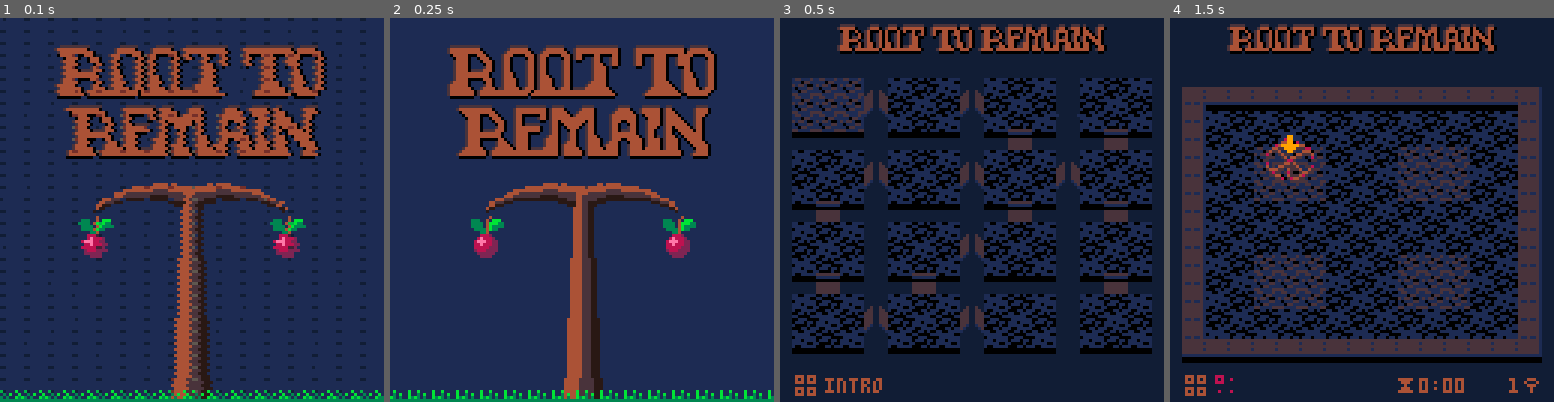
Above: before the commit, frames 1-4 (left to right).
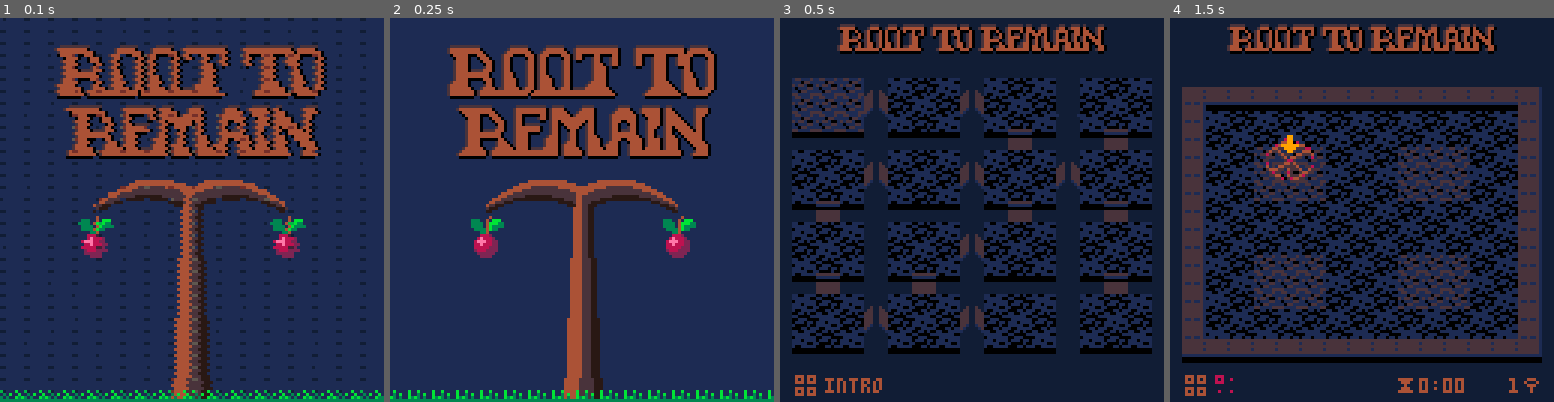
Above: after the commit, the same moments.

Repository: erwinbonsma/WhereToRootPico8
Game: PICO-8 cartridge wheretoroot.p8
Same seed, same stepped clock (60 frames per second), same inputs: the game is played once before the commit and once after it.
Inputs:
- Up to frame 1 (0.1 s): no input
- Up to frame 2 (0.25 s): no input
- Up to frame 3 (0.5 s): tap X (X key) at 0.33 s
- Up to frame 4 (1.5 s): tap O (Z key) at 0.7 s; tap X (X key) at 1.07 s

The runs differ from the first frame. In frame 1, 0.9% of the frame differs, in the area x 24-75%, y 42-51%; in frame 2, 0.9%; in frame 3, nothing differs; in frame 4, nothing differs.

Commit message:
Remove branch artifacts

Diff:
--- a/wheretoroot.p8
+++ b/wheretoroot.p8
@@ -2564,9 +2564,8 @@
  end
 
  for i=0,31 do
-  local h=1+i/6
-  local ya=64+flr(sin(i/64)*4)
-  local yb=ya-h
+  local ya=64+sin(i/64)*4
+  local yb=62+sin(i/80)*8
   local y1=(ya*3+yb)/4
   local y2=(ya+yb*3)/4
   local x1=32+i
